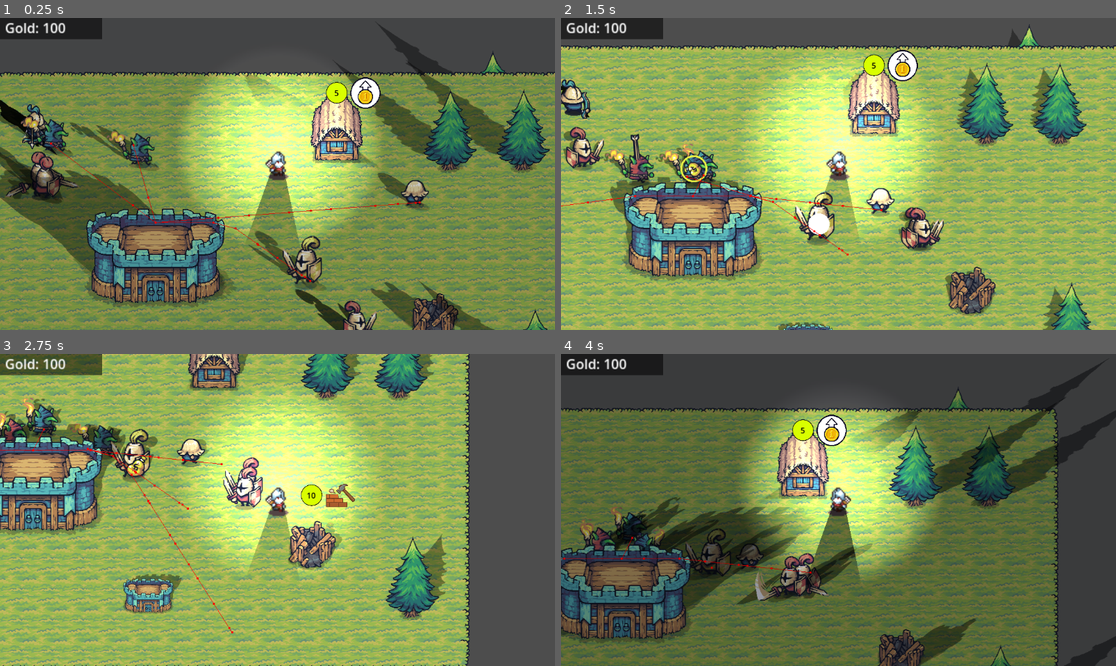
Above: before the commit, frames 1-4 (two rows, left to right).
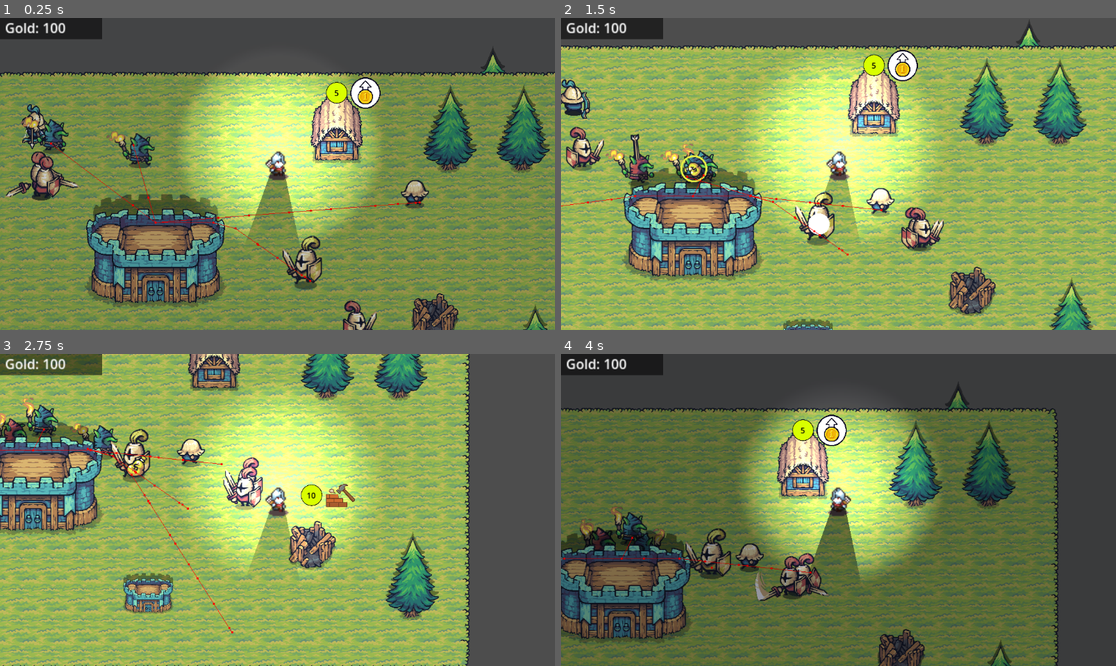
Above: after the commit, the same moments.

Repository: achotai2/battle-game-2D-proto
Game: Godot game, scene res://Scenes/main.tscn
Same seed, same stepped clock (60 frames per second), same inputs: the game is played once before the commit and once after it.
Inputs (mouse positions are in pixels of both pictures, inside the frame that each line leads up to):
- Up to frame 1 (0.25 s): no input
- Up to frame 2 (1.5 s): move the mouse to (960, 158) at 0.52 s; hold Right (move_right) 0.53-1.28 s; tap Ctrl (attack) at 0.6 s; move the mouse to (727, 189) at 1.27 s; hold S (move_down) from 1.28 s (still down); click (727, 189) at 1.35 s
- Up to frame 3 (2.75 s): move the mouse to (333, 441) at 2.02 s; release S (move_down) at 2.03 s; hold Right (move_right) from 2.03 s (still down); tap Space (interact) at 2.1 s
- Up to frame 4 (4 s): move the mouse to (810, 572) at 2.77 s; release Right (move_right) at 2.78 s; hold W (move_up) 2.78-3.53 s; tap Ctrl (attack) at 2.85 s; move the mouse to (1005, 556) at 3.52 s; hold A (move_left) from 3.53 s (still down); click (1005, 556) at 3.6 s

The runs differ from the first frame. In frame 1, 10% of the frame differs, in the area x 0-99%, y 2-100%; in frame 2, 2.6%; in frame 3, 2.2%; in frame 4, 10%, in the area x 0-100%, y 2-100%.
Error after the commit: Parse Error: Cannot pass a value of type "null" as "Color". (res://Scripts/AgentNodes/shadow_sprite.gd:10)

Commit message:
Fix weather timing, shadow updates, and optimize performance
- Fixed GlobalWeather.gd timing bug by scaling move_toward step for 0-10 variables.
- Optimized GlobalWeather.gd to stop processing when targets are reached.
- Optimized GlobalSun.gd to only update position/colors when time changes (not paused).
- Refactored shadow_sprite.gd to use Sun.sun_updated signal instead of _process loop, fixing shadow disappearance issue and improving performance.

Co-authored-by: achotai2 <64825783+achotai2@users.noreply.github.com>

Diff:
--- a/Scripts/AgentNodes/shadow_sprite.gd
+++ b/Scripts/AgentNodes/shadow_sprite.gd
@@ -3,22 +3,23 @@
 @export var main_body_path: NodePath
 @onready var main_body = get_node_or_null(main_body_path)
 
-func _process(_delta):
+func _ready() -> void:
+	if has_node("/root/Sun"):
+		Sun.sun_updated.connect(_on_sun_updated)
+		# Force initial update
+		_on_sun_updated(null, Sun.current_shadow_color)
+
+func _on_sun_updated(_ambient_color: Color, shadow_color: Color) -> void:
 	# --- 1. OPTIMIZATION CHECK ---
-	if Sun.current_shadow_color.r > 0.98:
+	if shadow_color.r > 0.98:
 		visible = false
 		return # Stop processing math
 	else:
 		visible = true
 
 	# --- 2. SYNC ANIMATION ---
-#	if main_body:
-#		if "animation" in main_body and "animation" in self:
-#			self.animation = main_body.animation
-#		if "frame" in main_body and "frame" in self:
-#			self.frame = main_body.frame
-#		if "flip_h" in main_body and "flip_h" in self:
-#			self.flip_h = main_body.flip_h
+	# Note: Animation sync code was commented out in original file.
+	# If needed, it would require per-frame processing (process or signal from body).
 
 	# --- 3. MATH & TRANSFORM ---
 	var angle_rad = deg_to_rad(Sun.current_sun_angle)
--- a/Scripts/Weather/GlobalSun.gd
+++ b/Scripts/Weather/GlobalSun.gd
@@ -49,9 +49,8 @@
 func _process(delta: float) -> void:
 	if not pause_time:
 		_advance_time(delta)
-
-	_update_sun_position()
-	_calculate_colors()
+		_update_sun_position()
+		_calculate_colors()
 
 
 func _advance_time(delta: float) -> void:
--- a/Scripts/Weather/GlobalWeather.gd
+++ b/Scripts/Weather/GlobalWeather.gd
@@ -61,9 +61,10 @@
 	# Smoothly Interpolate values
 	var t = delta * _transition_speed
 
-	current_clouds = move_toward(current_clouds, _target_clouds, t)
-	current_rain = move_toward(current_rain, _target_rain, t)
-	current_wind_speed = move_toward(current_wind_speed, _target_wind_speed, t)
+	# Variables with range 0-10 need to move 10x faster to match duration of 0-1 variables
+	current_clouds = move_toward(current_clouds, _target_clouds, t * 10.0)
+	current_rain = move_toward(current_rain, _target_rain, t * 10.0)
+	current_wind_speed = move_toward(current_wind_speed, _target_wind_speed, t * 10.0)
 
 	# Smoothly rotate wind direction (Slerp is better for rotation, but Lerp is fine here)
 	current_wind_dir = current_wind_dir.lerp(_target_wind_dir, t).normalized()
@@ -77,10 +78,23 @@
 	if current_rain > current_clouds:
 		current_rain = current_clouds
 
+	# Optimization: Stop processing if targets are reached
+	if _are_targets_reached():
+		set_process(false)
+
+func _are_targets_reached() -> bool:
+	return is_equal_approx(current_clouds, _target_clouds) and \
+		   is_equal_approx(current_rain, _target_rain) and \
+		   is_equal_approx(current_wind_speed, _target_wind_speed) and \
+		   current_wind_dir.distance_squared_to(_target_wind_dir) < 0.001 and \
+		   current_mood_color.is_equal_approx(_target_mood_color)
+
 
 # --- API ---
 
 func set_weather_state(state_dict: Dictionary, wind_dir: Vector2 = Vector2.ZERO, instant: bool = false) -> void:
+	set_process(true)
+
 	_target_clouds = state_dict.get("clouds", 0.0)
 	_target_rain = state_dict.get("rain", 0.0)
 	_target_wind_speed = state_dict.get("wind_speed", 0.0)
